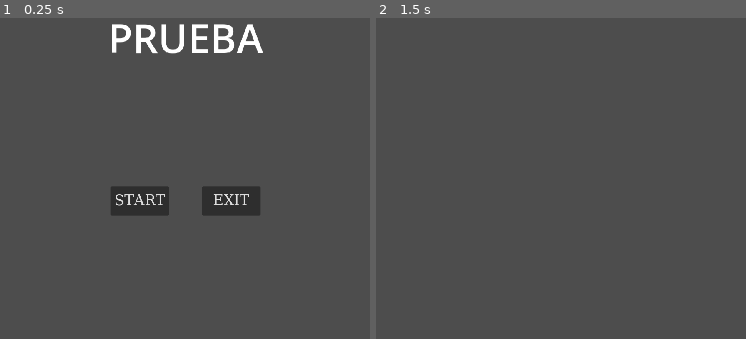
Above: before the commit, frames 1-2 (left to right).
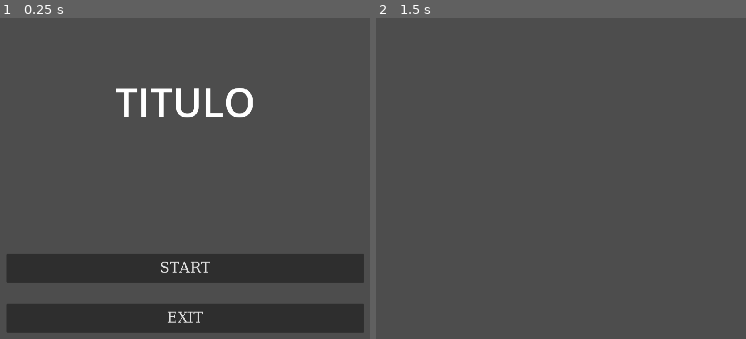
Above: after the commit, the same moments.

Repository: Flockyware/LGJ2025_team3
Game: Godot game, scene res://scenes/start_menu.tscn
The game is run twice, just before and just after one commit, with the same random seed, the same clock (stepped at 60 frames per second) and the same inputs.
Inputs:
- Up to frame 1 (0.25 s): no input
- Up to frame 2 (1.5 s): click "START" at 0.5 s; tap Enter at 1.25 s

The runs differ from the first frame. In frame 1, 23% of the frame differs, in the area x 1-99%, y 1-99%; in frame 2, nothing differs.

Commit message:
Cambios menores al menu de inicio y comentarios en script

Diff:
--- a/scenes/start_menu.tscn
+++ b/scenes/start_menu.tscn
@@ -16,7 +16,7 @@
 grow_vertical = 2
 script = ExtResource("1_xaqdp")
 
-[node name="TextureRect" type="TextureRect" parent="."]
+[node name="Fondo" type="TextureRect" parent="."]
 layout_mode = 1
 anchors_preset = 15
 anchor_right = 1.0
@@ -24,54 +24,50 @@
 grow_horizontal = 2
 grow_vertical = 2
 
-[node name="MarginContainer" type="MarginContainer" parent="."]
+[node name="Margenes" type="MarginContainer" parent="."]
 layout_mode = 1
-anchors_preset = 5
-anchor_left = 0.5
-anchor_right = 0.5
-offset_left = -236.0
-offset_right = 236.0
-offset_bottom = 644.0
+anchors_preset = -1
+anchor_left = 0.25
+anchor_right = 0.75
+anchor_bottom = 0.999
+offset_top = 1.5
+offset_right = -0.00012207
+offset_bottom = -0.420044
 grow_horizontal = 2
+grow_vertical = 2
 theme_override_constants/margin_left = 50
 theme_override_constants/margin_top = 50
 theme_override_constants/margin_right = 50
 theme_override_constants/margin_bottom = 50
+metadata/_edit_group_ = true
 
-[node name="VBoxContainer" type="VBoxContainer" parent="MarginContainer"]
+[node name="contenedor principal" type="VBoxContainer" parent="Margenes"]
 layout_mode = 2
-theme_override_constants/separation = 292
+theme_override_constants/separation = 300
 alignment = 1
 
-[node name="HBoxContainer" type="HBoxContainer" parent="MarginContainer/VBoxContainer"]
-layout_mode = 2
-size_flags_vertical = 0
-alignment = 1
-
-[node name="Label" type="Label" parent="MarginContainer/VBoxContainer/HBoxContainer"]
+[node name="Titulo" type="Label" parent="Margenes/contenedor principal"]
 layout_mode = 2
 size_flags_horizontal = 4
 size_flags_vertical = 0
-text = "PRUEBA"
+text = "TITULO"
 label_settings = SubResource("LabelSettings_2u51o")
 
-[node name="HBoxContainer2" type="HBoxContainer" parent="MarginContainer/VBoxContainer"]
+[node name="Botones" type="VBoxContainer" parent="Margenes/contenedor principal"]
 layout_mode = 2
-size_flags_vertical = 4
-theme_override_constants/separation = 80
-alignment = 1
+theme_override_constants/separation = 50
 
-[node name="start" type="Button" parent="MarginContainer/VBoxContainer/HBoxContainer2"]
+[node name="start" type="Button" parent="Margenes/contenedor principal/Botones"]
 custom_minimum_size = Vector2(140, 70)
 layout_mode = 2
 theme = ExtResource("2_pw48x")
 text = "START"
 
-[node name="exit" type="Button" parent="MarginContainer/VBoxContainer/HBoxContainer2"]
+[node name="exit" type="Button" parent="Margenes/contenedor principal/Botones"]
 custom_minimum_size = Vector2(140, 70)
 layout_mode = 2
 theme = ExtResource("2_pw48x")
 text = "EXIT"
 
-[connection signal="pressed" from="MarginContainer/VBoxContainer/HBoxContainer2/start" to="." method="_on_start_pressed"]
-[connection signal="pressed" from="MarginContainer/VBoxContainer/HBoxContainer2/exit" to="." method="_on_exit_pressed"]
+[connection signal="pressed" from="Margenes/contenedor principal/Botones/start" to="." method="_on_start_pressed"]
+[connection signal="pressed" from="Margenes/contenedor principal/Botones/exit" to="." method="_on_exit_pressed"]
--- a/scripts/start_menu.gd
+++ b/scripts/start_menu.gd
@@ -1,8 +1,10 @@
 extends Control
 
+#---------Esta funcion esta conectada a la señal "pressed" del boton start, te mueve a la escena "game"
 func _on_start_pressed() -> void:
 	get_tree().change_scene_to_file("res://scenes/game.tscn")
 
 
+#---------Esta funcion esta conectada a la señal "pressed" del boton exit, cierra directamente el juego
 func _on_exit_pressed() -> void:
 	get_tree().quit()
